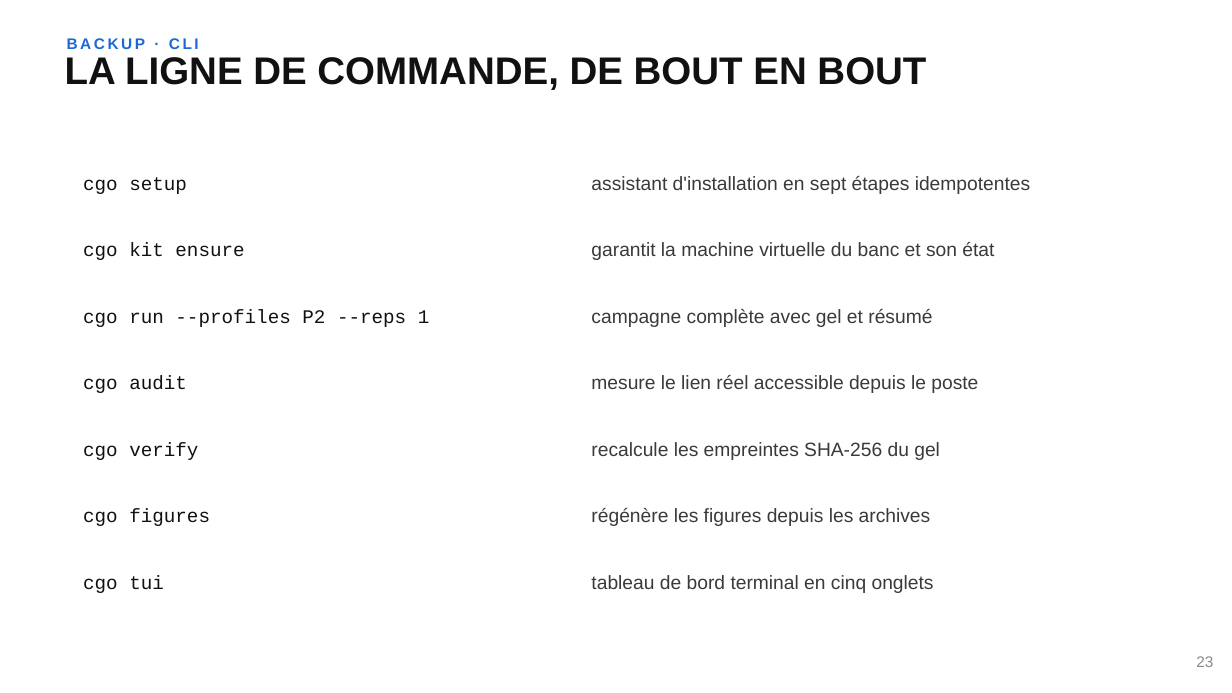
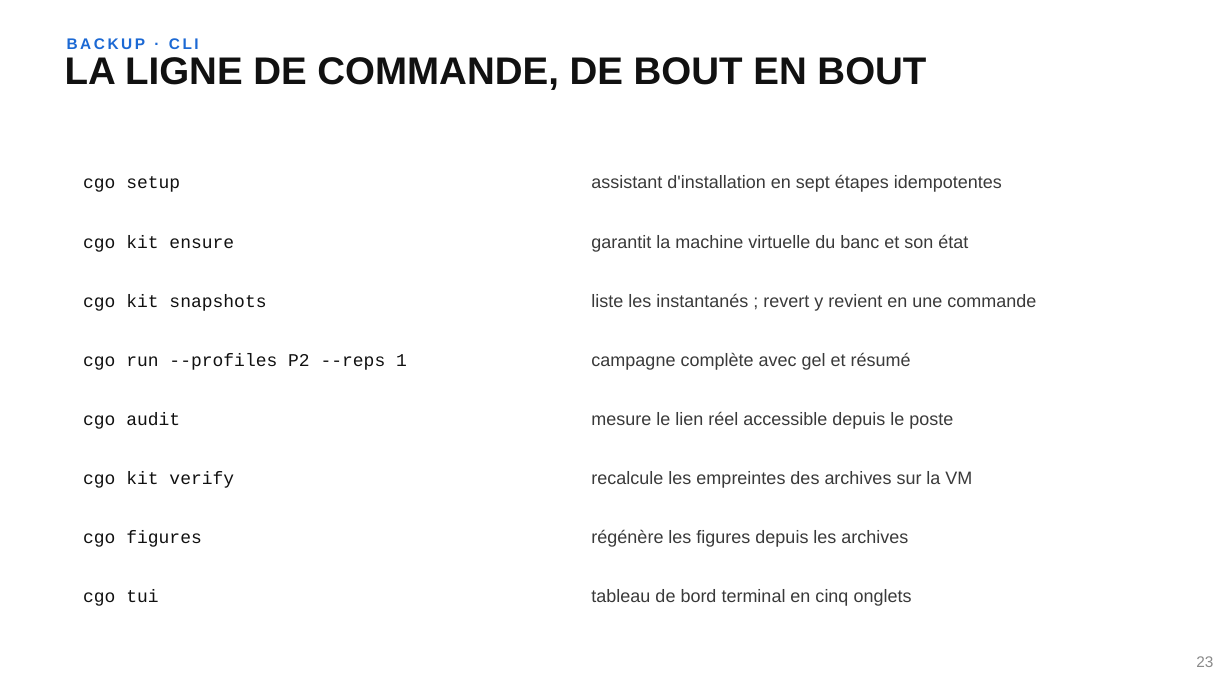
Before and after one commit to Realms4239/cgo, a slide deck: slide 23 of book/soutenance.pptx. Drawn at 1232x693 pixels with LibreOffice and Linux fonts; fonts in the diff are those of the drawing. Boxes give left, top, right and bottom in pixels: in the first picture for what was removed or moved away, otherwise in the second. Text is boxed around its words. In the diff, an @@ line names an element or a change of style, - is before the commit and + after.

Commit message:
fix(v1.2.0): débogage systématique, kit 18 actions, livrables affinés
- kit : 3 actions nouvelles testées sur VM (snapshots, verify distant, health)
- API : writeErr négocié JSON/text-plain sur les 43 sites d'erreur (fix TDD :
  le 409 text/plain cassait fetch().json() côté frontend, 2 tests Go)
- CSS mobile 390px : panel-chooser masqué <=899px, il recouvrait la nav
  (preuve géométrique : chooser 246px vs rangée header 48px, z-index 10),
  test vitest de régression + spec diagnostic e2e
- e2e : audit-instrumented (console/réseau/4xx-5xx sur 4 vues, zéro erreur),
  specs stale alignées sur le design verrouillé (m8/m9/madalink/observatory2/
  multi-depth 3-4-6), skips honnêtes 409/501, fix syntaxe madalink
- livrables : prose déshabillée (mérite/appelle/précisément), honnêteté
  remerciements 4G, abstract EN 18.2-19.5 Mbps, kit 18 actions partout,
  deck B5 mis à jour (kit verify/snapshots), thèse 80 pages maintenue
- batterie : vet, go 9/9, tsc, vitest 60/60, build 315.7 Ko gz, e2e 38 pass,
  overhaul 12/12, fresh-clone

```diff
--- a/book/soutenance.pptx
+++ b/book/soutenance.pptx
@@ text "cgo kit ensure": place and size @@
-text "cgo kit ensure" at (83,243,244,260)
+text "cgo kit ensure" at (83,235,234,252)
@@ text "garantit la machine virtuelle du ...": place and size @@
-text "garantit la machine virtuelle du ..." at (591,242,994,260)
+text "garantit la machine virtuelle du ..." at (591,234,968,252)
@@ text at (83,294,266,311): text changed; size 15 to 14 pt @@
-cgo audit
+cgo kit snapshots
@@ text added at (591,293,1036,311), 14 pt, text #3A3A3A @@
+liste les instantanés ; revert y revient en une commande
@@ size 15 to 14 pt in 11 elements at (591,175,1002,192), (83,176,180,192), (591,234,968,252), (83,235,234,252), (591,589,912,606), (83,590,158,606), (591,529,908,547), (83,531,202,547), (591,411,953,429), (591,352,911,370), (83,353,407,370) @@
@@ text "cgo run --profiles P2 --reps ...": place and size @@
-text "cgo run --profiles P2 --reps ..." at (83,309,430,327)
+text "cgo run --profiles P2 --reps ..." at (83,353,407,370)
@@ text "campagne complète avec gel et ...": place and size @@
-text "campagne complète avec gel et ..." at (591,309,932,327)
+text "campagne complète avec gel et ..." at (591,352,911,370)
@@ text at (83,412,180,429): text changed; size 15 to 14 pt @@
-cgo verify
+cgo audit
@@ text "mesure le lien réel accessible ...": place and size @@
-text "mesure le lien réel accessible ..." at (591,375,978,393)
+text "mesure le lien réel accessible ..." at (591,411,953,429)
@@ text added at (83,472,234,488), 14 pt, text #111111 @@
+cgo kit verify
@@ text at (591,471,972,488): text changed; size 15 to 14 pt @@
-recalcule les empreintes SHA-256 du gel
+recalcule les empreintes des archives sur la VM
@@ text "cgo figures": place and size @@
-text "cgo figures" at (83,509,210,526)
+text "cgo figures" at (83,531,202,547)
@@ text "régénère les figures depuis les ...": place and size @@
-text "régénère les figures depuis les ..." at (591,508,931,526)
+text "régénère les figures depuis les ..." at (591,529,908,547)
@@ text "cgo tui": place and size @@
-text "cgo tui" at (83,575,164,593)
+text "cgo tui" at (83,590,158,606)
@@ text "tableau de bord terminal en ...": place and size @@
-text "tableau de bord terminal en ..." at (591,575,934,593)
+text "tableau de bord terminal en ..." at (591,589,912,606)
```
Also in this commit, not shown: 23 other files.
